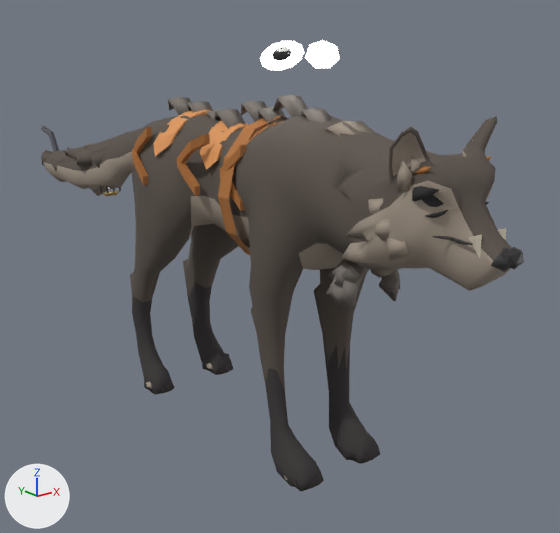
Before and after pictures for a commit that changed the glTF model game/assets/genius/forms/wolf-line-runner.glb.
Camera for both pictures: a 50 mm lens placed at (-0.998, -1.409, 0.908), pointed at (0.146, 0.02, 0.336). The lights are fixed; the arrows at lower left show +X, +Y and +Z. The picture after the commit comes second. Where no turn or scale is listed for an object, it has been applied to the vertices. Vertices at exactly the same position are counted once.

Script lines for the objects in view, before the commit:
```python
ob_blink_eye_r = bpy.data.objects.new('blink_eye_r', me_blink_eye_r)
ob_blink_eye_r.location = (-0.05, -0.231, 0.849)
ob_pulse_taillamp_light = bpy.data.objects.new('pulse_taillamp_light', me_pulse_taillamp_light)
ob_pulse_taillamp_light.location = (0.0, 0.627, 0.477)
ob_sway_taillamp = bpy.data.objects.new('sway_taillamp', me_sway_taillamp)
ob_sway_taillamp.location = (0.0, 0.647, 0.557)
ob_wolf = bpy.data.objects.new('Wolf', me_wolf)
ob_wolf.location = (0.0, 0.0, 0.0)
# also in view: 'blink_eye_l' at (0.049, -0.23, 0.85)
```
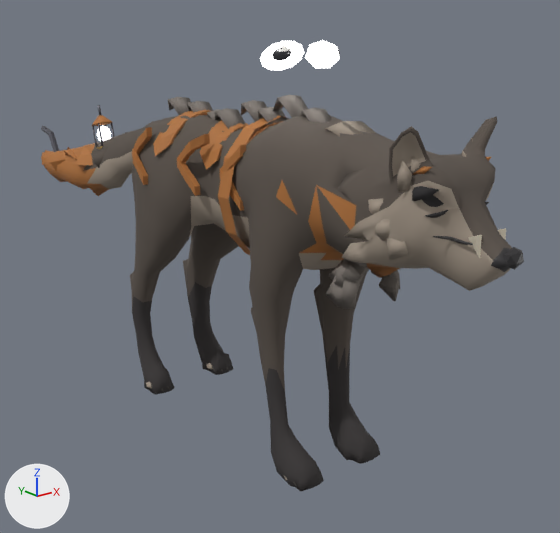
Boxes [x1, y1, x2, y2] around the edits, measured in the pictures (560 x 533 px):
```json
{"object": "sway_taillamp", "change": "moved", "before": [100, 185, 121, 196], "after": [92, 105, 115, 149]}
{"object": "pulse_taillamp_light", "change": "moved", "after": [97, 126, 111, 141], "on screen": "not visible before"}
{"part": 1, "of": "me_wolf", "change": "recoloured", "before": [42, 146, 356, 244], "after": [42, 146, 356, 244]}
{"part": 2, "of": "me_wolf", "change": "recoloured", "before": [43, 163, 399, 278], "after": [43, 163, 399, 278]}
{"part": 3, "of": "me_wolf", "change": "recoloured", "before": [42, 142, 99, 171], "after": [42, 142, 99, 171], "on screen": "lighter"}
{"part": 4, "of": "me_wolf", "change": "recoloured", "before": [153, 110, 282, 170], "after": [153, 110, 282, 170], "on screen": "orange to brown"}
```

Scene script edits in JSON lines:
```json
{"block": "me_wolf", "where": "me_wolf.from_pydata(...)  # 2896 vertices, 5260 faces; spans x -0.14..0.14, y -0.75..1.1, z 0.0..0.77"}
{"block": "me_wolf", "where": "# used by ob_wolf; location = (0.0, 0.0, 0.0)"}
{"block": "me_wolf", "change": "me_wolf part 1: 160 faces spanning x -0.14..0.14, y -0.49..1.07, z 0.44..0.64 switch from mat_fur_dark (brown #5b524b) to mat_accent (brown #ad6f37)"}
{"block": "me_wolf", "change": "me_wolf part 2: 69 faces spanning x -0.11..0.11, y -0.5..1.09, z 0.42..0.53 switch from mat_fur_light (beige #a29586) to mat_accent (brown #ad6f37)"}
{"block": "me_wolf", "change": "me_wolf part 3: 45 faces spanning x -0.04..0.04, y 0.67..1.1, z 0.48..0.58 switch from mat_mark_tailtip (brown #5b524b) to mat_accent (brown #ad6f37)"}
{"block": "me_wolf", "change": "me_wolf part 4: 312 faces spanning x -0.13..0.13, y -0.17..0.14, z 0.61..0.72 switch from mat_accent_light (orange #db9558) to mat_accent (brown #ad6f37)"}
{"op": "set", "path": "ob_sway_taillamp.location", "old": "(0.0, 0.647, 0.557)", "new": "(0.0, 0.66, 0.688)"}
{"op": "set", "path": "ob_pulse_taillamp_light.location", "old": "(0.0, 0.627, 0.477)", "new": "(0.0, 0.64, 0.607)"}
```
